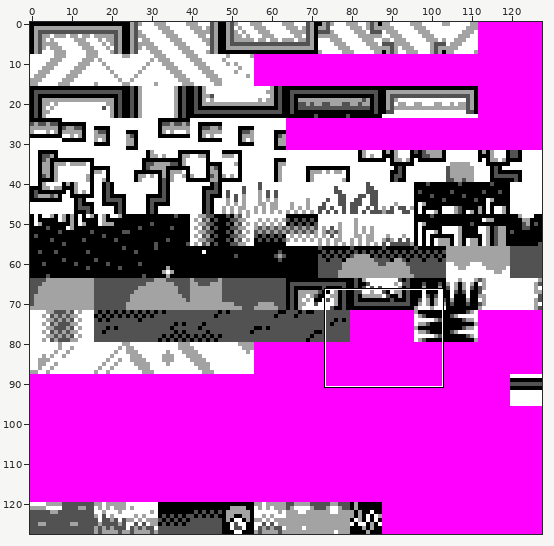
Two versions of one sprite sheet, src/data/tiles.bg.png. Above, an overview of the earlier version with the close-up marked.
Close-up. Old version:
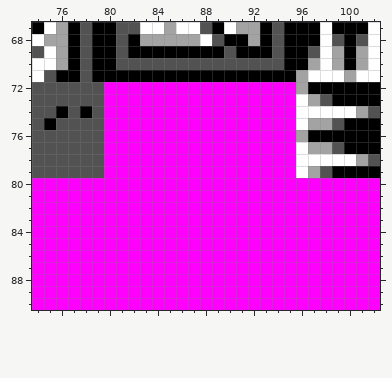
The file is 128x128 pixels. Shown: x 74..102, y 67..90.
After:
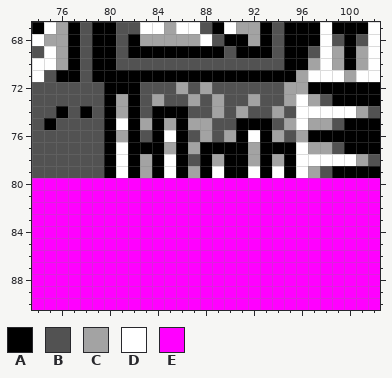
Palette (. is transparent): A #000000  B #525252  C #a3a3a3  D #ffffff  E #ff00ff
What changed:
y 72: x 80..95 EEEEEEEEEEEEEEEE -> AAABBBCBCBBBBBBC
y 73: x 80..95 EEEEEEEEEEEEEEEE -> ACABCBBCBCBBCBBC
y 74: x 80..95 EEEEEEEEEEEEEEEE -> ACABAAABBCBCBBCB
y 75: x 80..95 EEEEEEEEEEEEEEEE -> ADACACACCBBAAABC
y 76: x 80..95 EEEEEEEEEEEEEEEE -> ACABADABCBCADACB
y 77: x 80..95 EEEEEEEEEEEEEEEE -> ADAAACACAAAACAAA
y 78: x 80..95 EEEEEEEEEEEEEEEE -> ADACADABACAACACA
y 79: x 80..95 EEEEEEEEEEEEEEEE -> ADACADACADAADADA
Boxes around the changes in both close-ups, in picture pixels (x1, y1, x2, y2):
changed: (104, 82, 296, 178)
